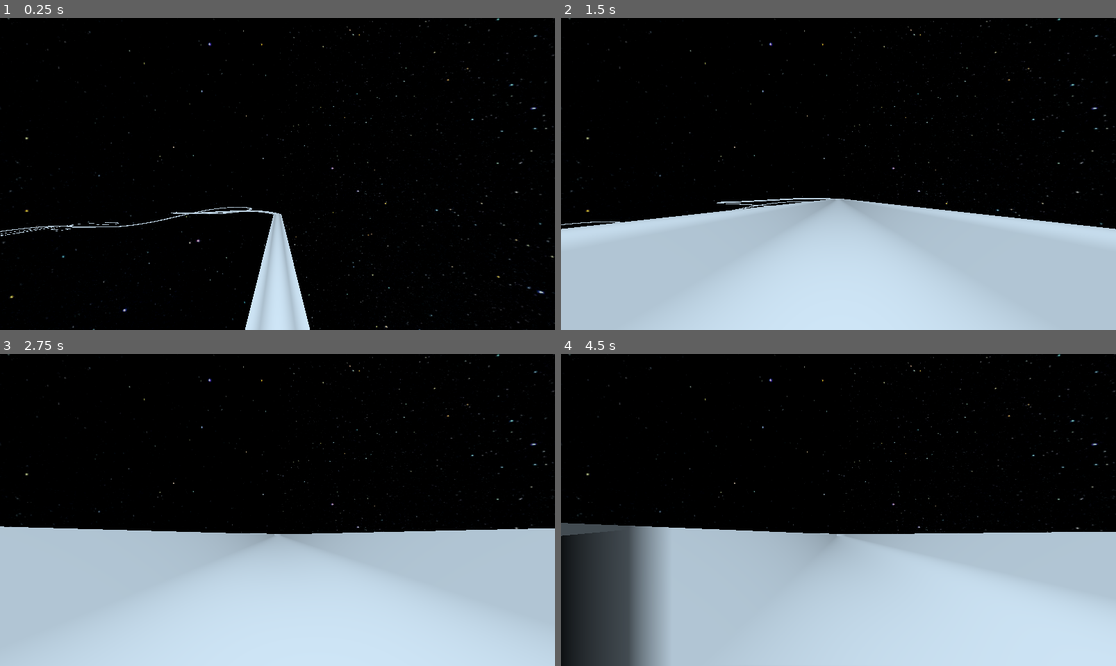
Above: before the commit, frames 1-4 (two rows, left to right).
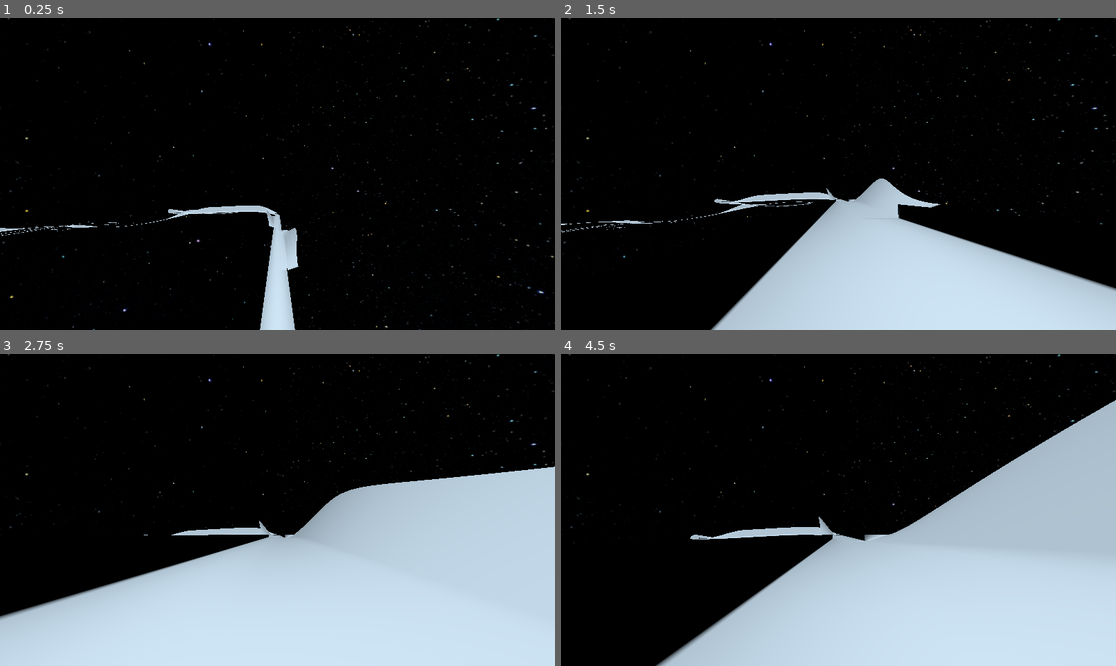
Above: after the commit, the same moments.

Repository: ArijaK/luge_vr
Game: Godot game, scene res://scenes/main/main.tscn
Two runs of this game, one before a commit and one after it. Both use one fixed random seed, a clock stepped at 60 frames per second and the inputs below.
Inputs:
- Up to frame 1 (0.25 s): no input
- Up to frame 2 (1.5 s): no input
- Up to frame 3 (2.75 s): no input
- Up to frame 4 (4.5 s): no input

The runs differ from the first frame. In frame 1, 1.6% of the frame differs, in the area x 0-56%, y 60-100%; in frame 2, 22%; in frame 3, 15%; in frame 4, 24%, in the area x 0-100%, y 14-100%.

Commit message:
Initial uneven cross-section mesh (draft)

Diff:
--- a/vr/data/track_cortina.json
+++ b/vr/data/track_cortina.json
@@ -1,14 +1,7 @@
 {
 	"length": 1445.00,
- 	"track_shape": [
-		[-1.15, 0.25, 0.0],
-		[-0.65, 0.25, 0.0],
-		[-0.65, 0.0, 0.0],
-		[0.0, 0.0, 0.0],
-		[0.65, 0.0, 0.0],
-		[0.65, 0.25, 0.0],
-		[1.15, 0.25, 0.0]
-	],
+	"width": 1.30,
+	"default_height": 0.25,
 	"segments":
 	{
 		"slopes": [
@@ -57,55 +50,55 @@
 			{ "Sx_entrance": 1376.50, "length": 52.00, "radius": 34.0, "turn": -1 }
 		],
 		"heights": [
-			{ "Sx_entrance": 80.50, "height": 0.000 },
+			{ "Sx_entrance": 80.50, "height": 0.250 },
 			{ "Sx_entrance": 98.00, "height": 1.492 },
-			{ "Sx_entrance": 112.50, "height": 0.000 },
-			{ "Sx_entrance": 121.00, "height": 0.000 },
+			{ "Sx_entrance": 112.50, "height": 0.250 },
+			{ "Sx_entrance": 121.00, "height": 0.250 },
 			{ "Sx_entrance": 142.00, "height": 2.150 },
-			{ "Sx_entrance": 161.50, "height": 0.000 },
-			{ "Sx_entrance": 181.50, "height": 0.000 },
+			{ "Sx_entrance": 161.50, "height": 0.250 },
+			{ "Sx_entrance": 181.50, "height": 0.250 },
 			{ "Sx_entrance": 204.00, "height": 1.800 },
 			{ "Sx_entrance": 240.00, "height": 1.800 },
-			{ "Sx_entrance": 262.00, "height": 0.000 },
-			{ "Sx_entrance": 277.00, "height": 0.000 },
+			{ "Sx_entrance": 262.00, "height": 0.250 },
+			{ "Sx_entrance": 277.00, "height": 0.250 },
 			{ "Sx_entrance": 292.00, "height": 1.791 },
-			{ "Sx_entrance": 321.50, "height": 0.000 },
-			{ "Sx_entrance": 361.50, "height": 0.000 },
+			{ "Sx_entrance": 321.50, "height": 0.250 },
+			{ "Sx_entrance": 361.50, "height": 0.250 },
 			{ "Sx_entrance": 389.00, "height": 1.750 },
-			{ "Sx_entrance": 418.50, "height": 0.000 },
-			{ "Sx_entrance": 431.00, "height": 0.000 },
+			{ "Sx_entrance": 418.50, "height": 0.250 },
+			{ "Sx_entrance": 431.00, "height": 0.250 },
 			{ "Sx_entrance": 458.00, "height": 2.493 },
-			{ "Sx_entrance": 482.50, "height": 0.000 },
-			{ "Sx_entrance": 504.00, "height": 0.000 },
+			{ "Sx_entrance": 482.50, "height": 0.250 },
+			{ "Sx_entrance": 504.00, "height": 0.250 },
 			{ "Sx_entrance": 532.00, "height": 2.300 },
-			{ "Sx_entrance": 561.00, "height": 0.000 },
-			{ "Sx_entrance": 572.50, "height": 0.000 },
+			{ "Sx_entrance": 561.00, "height": 0.250 },
+			{ "Sx_entrance": 572.50, "height": 0.250 },
 			{ "Sx_entrance": 600.00, "height": 2.200 },
 			{ "Sx_entrance": 632.00, "height": 2.109 },
-			{ "Sx_entrance": 657.50, "height": 0.000 },
-			{ "Sx_entrance": 669.00, "height": 0.000 },
+			{ "Sx_entrance": 657.50, "height": 0.250 },
+			{ "Sx_entrance": 669.00, "height": 0.250 },
 			{ "Sx_entrance": 726.00, "height": 1.300 },
-			{ "Sx_entrance": 755.00, "height": 0.000 },
-			{ "Sx_entrance": 805.00, "height": 0.000 },
+			{ "Sx_entrance": 755.00, "height": 0.250 },
+			{ "Sx_entrance": 805.00, "height": 0.250 },
 			{ "Sx_entrance": 838.00, "height": 2.900 },
-			{ "Sx_entrance": 882.00, "height": 0.000 },
-			{ "Sx_entrance": 893.00, "height": 0.000 },
+			{ "Sx_entrance": 882.00, "height": 0.250 },
+			{ "Sx_entrance": 893.00, "height": 0.250 },
 			{ "Sx_entrance": 926.00, "height": 2.338 },
 			{ "Sx_entrance": 970.00, "height": 2.350 },
 			{ "Sx_entrance": 1010.00, "height": 2.190 },
-			{ "Sx_entrance": 1041.00, "height": 0.000 },
-			{ "Sx_entrance": 1106.50, "height": 0.000 },
+			{ "Sx_entrance": 1041.00, "height": 0.250 },
+			{ "Sx_entrance": 1106.50, "height": 0.250 },
 			{ "Sx_entrance": 1144.00, "height": 3.000 },
 			{ "Sx_entrance": 1188.00, "height": 3.000 },
-			{ "Sx_entrance": 1219.00, "height": 0.000 },
-			{ "Sx_entrance": 1240.00, "height": 0.000 },
+			{ "Sx_entrance": 1219.00, "height": 0.250 },
+			{ "Sx_entrance": 1240.00, "height": 0.250 },
 			{ "Sx_entrance": 1264.00, "height": 1.750 },
 			{ "Sx_entrance": 1296.00, "height": 1.750 },
 			{ "Sx_entrance": 1342.00, "height": 1.596 },
-			{ "Sx_entrance": 1362.00, "height": 0.000 },
-			{ "Sx_entrance": 1376.50, "height": 0.000 },
+			{ "Sx_entrance": 1362.00, "height": 0.250 },
+			{ "Sx_entrance": 1376.50, "height": 0.250 },
 			{ "Sx_entrance": 1404.00, "height": 1.850 },
-			{ "Sx_entrance": 1428.50, "height": 0.000 }
+			{ "Sx_entrance": 1428.50, "height": 0.250 }
 		]
 	}
 }
--- a/vr/scenes/track/mesh_instance_3d.gd
+++ b/vr/scenes/track/mesh_instance_3d.gd
@@ -6,13 +6,7 @@
 	var right = forward.cross(Vector3.UP).normalized()
 	return Transform3D( Basis(right, up, forward), p1)
 
-func get_shape_points(shape: PackedVector3Array, T: Transform3D) -> PackedVector3Array:
-	var result = PackedVector3Array()
-	for p in shape:
-		result.append(T * p)
-	return result
-
-func create_mesh(curve: Curve3D, shape: Array):
+func create_mesh(curve: Curve3D, track_data: TrackData):
 	var st = SurfaceTool.new()
 	st.begin(Mesh.PRIMITIVE_TRIANGLES)
 
@@ -25,7 +19,7 @@
 		var p_next = line_points[i + 1]
 		var T = get_T(p, p_next, up)
 
-		sections.append(get_shape_points(shape, T))
+		sections.append(track_data.get_shape_points(i*curve.bake_interval, T))
 		up = T.basis.y
 
 	for i in range(sections.size() - 1):
--- a/vr/scenes/track/track.gd
+++ b/vr/scenes/track/track.gd
@@ -15,7 +15,7 @@
 	centerline.create_centerline(track_data)
 
 	if centerline.curve.point_count > 0:
-		mesh_instance.create_mesh(centerline.curve, track_data.track_shape)
+		mesh_instance.create_mesh(centerline.curve, track_data)
 		collision_shape.shape = mesh_instance.mesh.create_trimesh_shape()
 
 		var material = StandardMaterial3D.new()
--- a/vr/scenes/track/track_data.gd
+++ b/vr/scenes/track/track_data.gd
@@ -1,11 +1,15 @@
 # TODO: Check, if there is any way how to make something private
 class_name TrackData extends Node
 
+@export var cross_section_points = 33
+
 var length = 0.0
+var width = 0.0
+var default_height = 0.0
 var start_at = 0.0
+
 var slope_segments = Array()
 var curve_segments = Array()
-var track_shape = PackedVector3Array()
 
 var current_slope_idx = 0
 
@@ -17,6 +21,7 @@
 	height.min_domain = start_at
 	height.max_domain = start_at + length
 	height.max_value = 5.0
+	height.min_value = default_height
 
 	height.add_point(Vector2(start_at, 0.0))
 
@@ -54,21 +59,20 @@
 	curvature.add_point(Vector2(start_at + length, 0.0))
 	curvature.bake()
 
-func get_track_shape(points: Array) -> PackedVector3Array:
-	var result = PackedVector3Array()
-	for p in points:
-		result.append(Vector3(p[0], p[1], p[2]))
-	return result
-
 func fill(data: Dictionary):
 	length = data["length"]
+	width = data["width"]
+	default_height = data["default_height"]
 	start_at = -min(data["segments"]["slopes"][0].Sx_entrance, data["segments"]["curves"][0].Sx_entrance)
-	track_shape = get_track_shape(data["track_shape"])
+
 	slope_segments = data["segments"]["slopes"]
 	curve_segments = data["segments"]["curves"]
 
 	create_curvature()
 	create_height(data["segments"]["heights"])
+
+func get_height(at: float) -> float:
+	return height.sample(at)
 
 func get_curvature(at: float) -> float:
 	return curvature.sample(at)
@@ -85,3 +89,43 @@
 		else:
 			return 0.0
 	return 0.0
+
+func get_shape_points(at: float, T: Transform3D) -> PackedVector3Array:
+	var points = PackedVector3Array()
+	points.resize(cross_section_points)
+
+	var half_width = width * 0.5
+	# Middle of the shape - centerline point
+	var middlepoint = floori(cross_section_points * 0.5)
+	points[middlepoint] = Vector3.ZERO
+
+	var h = height.sample(at)
+	var c = curvature.sample(at)
+
+	var heights = MathUtils.lerp_list(h, 0.0, middlepoint)
+	var default_heights = MathUtils.lerp_list(default_height, 0.0, middlepoint)
+
+	# If it is a straight trajectory
+	if is_equal_approx(h, default_height):
+		for i in range(middlepoint):
+			points[i] = Vector3(-half_width, default_heights[i], 0.0)
+			points[cross_section_points-1-i] = Vector3(half_width, default_heights[i], 0.0)
+	else:
+		var curve_side = sign(c)
+		# How curvy the wall should be
+		var max_x = width + 0.5 * h + 0.1 * abs(c)
+		var widths = MathUtils.lerp_list(max_x, half_width, middlepoint)
+
+		if curve_side < 0:
+			for i in range(middlepoint):
+				points[i] = Vector3(-widths[i], heights[i], 0.0)
+				points[cross_section_points-1-i] = Vector3(half_width, default_heights[i], 0.0)
+		else:
+			for i in range(middlepoint):
+				points[i] = Vector3(-half_width, default_heights[i], 0.0)
+				points[cross_section_points-1-i] = Vector3(widths[i], heights[i], 0.0)
+
+	for i in range(cross_section_points):
+		points[i] = T * points[i]
+
+	return points
--- /dev/null
+++ b/vr/utils/math_utils.gd
@@ -0,0 +1,9 @@
+class_name MathUtils extends Node
+
+static func lerp_list(from: float, to: float, elements: int) -> PackedFloat32Array:
+	var result = PackedFloat32Array()
+	result.resize(elements)
+
+	for i in range(elements):
+		result[i] = lerpf(from ,to, float(i)/elements)
+	return result
Not shown, added: vr/utils/math_utils.gd.uid
